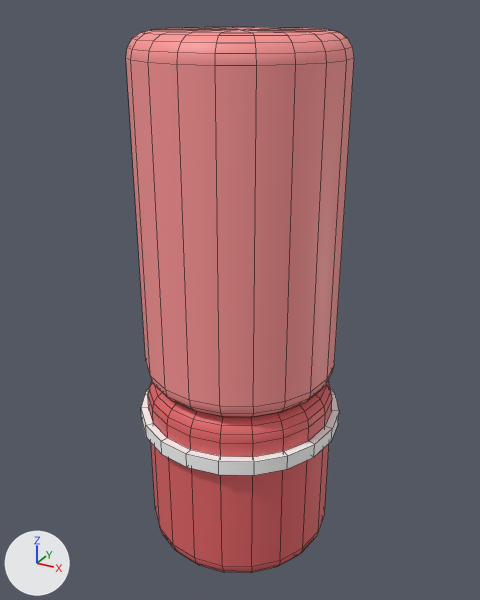
Renders of the FBX model Assets/Yarn/FBXs/LV_2.fbx from each side of a commit.
The view is the same before and after, from a 50 mm camera at (3.29, -5.97, 3.13) aimed at (-0.03, 0.05, 0.12). Arrows for +X, +Y and +Z are at lower left; the lights stay in place. The older version comes first. Mesh edges are drawn as thin lines. Where no turn or scale is listed for an object, it has been applied to the vertices.
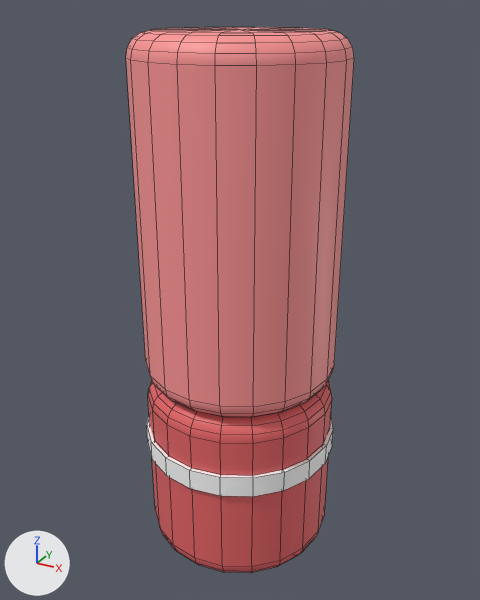
Diff of the bpy script that builds the scene:
```diff
--- a/Assets/Yarn/FBXs/LV_2.fbx.py
+++ b/Assets/Yarn/FBXs/LV_2.fbx.py
@@ me_mesh_011_1 @@
+me_mesh_011_1.from_pydata(...)  # 80 vertices, 80 faces; spans x -1.12..1.12, y -1.12..1.12, z -0.12..0.12
+me_mesh_011_1.materials.append(mat_lambert14)  # its picture is missing
@@ ob_pcylinder14 @@
-ob_pcylinder14 = bpy.data.objects.new('pCylinder14', me_mesh_011)
-ob_pcylinder14.location = (0.0, 0.0, -1.26)
@@ ob_decor @@
+ob_decor = bpy.data.objects.new('decor', me_mesh_011_1)
+ob_decor.location = (0.0, 0.0, -1.55)
```

Where the change shows, as pixel boxes [x1, y1, x2, y2] in the pictures (480 x 600 px):
'pCylinder14', deleted
    before: [141, 388, 339, 475]
'decor', added
    after: [147, 418, 333, 497]
